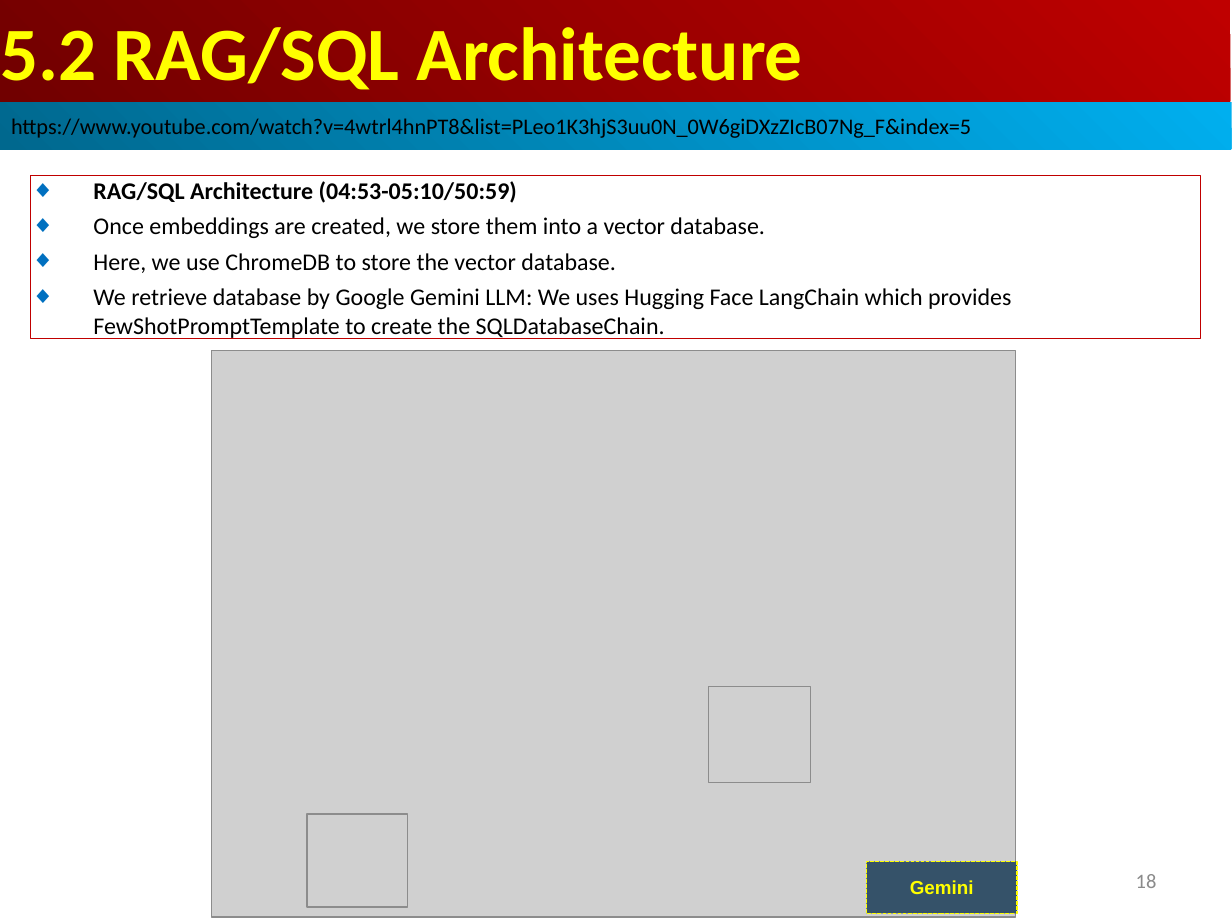
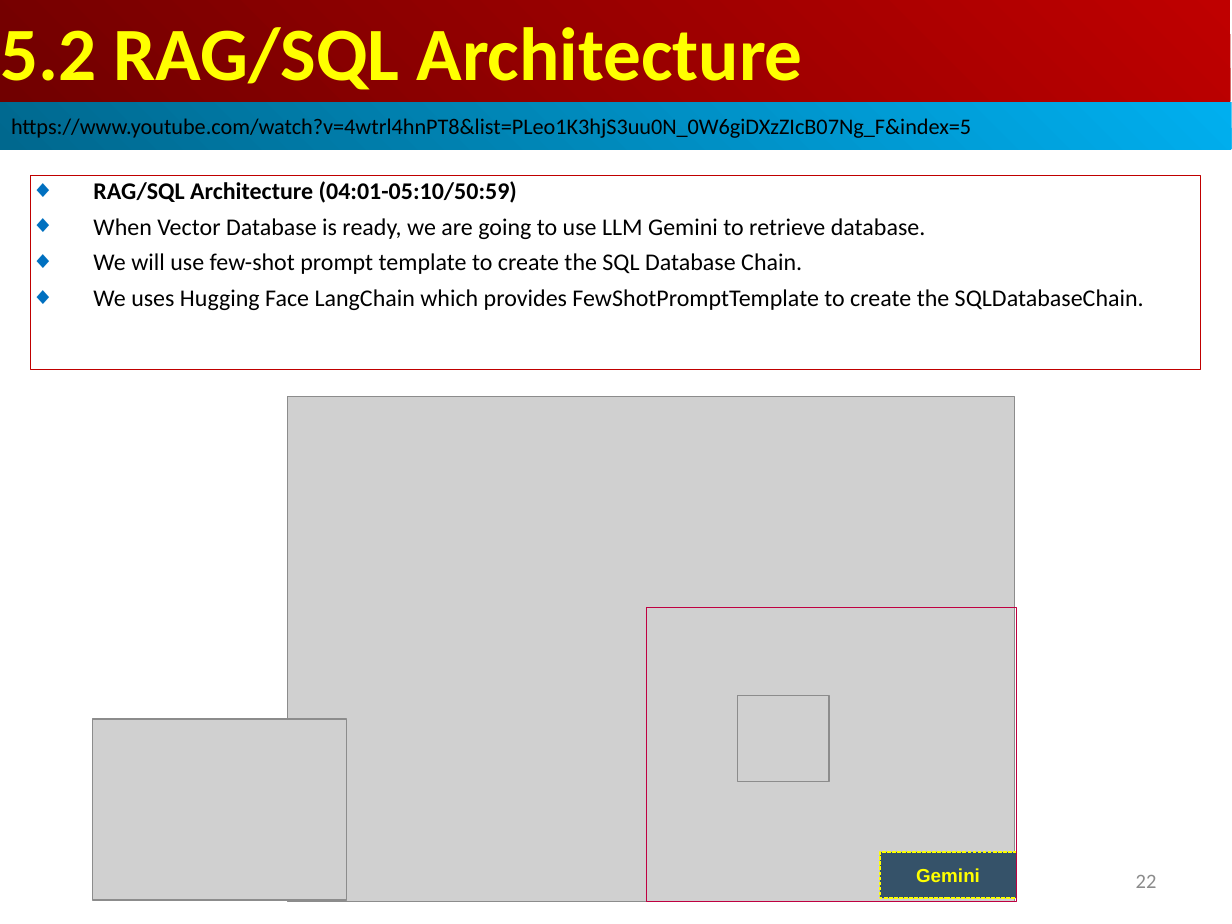
Before and after one commit to peterhchen/AIU_CS515_LLM, a slide deck: slide 22 of 810_LangChain_CB/005_RAG_SQL_App/001_Video/05.00_03_RAG_SQL.ppt (slide 18 before the commit). Drawn at 1232x924 pixels with LibreOffice and Linux fonts; fonts in the diff are those of the drawing; grey boxes stand for pictures. Boxes give left, top, right and bottom in pixels: in the first picture for what was removed or moved away, otherwise in the second. Text is boxed around its words. In the diff, an @@ line names an element or a change of style, - is before the commit and + after.

```diff
--- a/810_LangChain_CB/005_RAG_SQL_App/001_Video/05.00_03_RAG_SQL.ppt
+++ b/810_LangChain_CB/005_RAG_SQL_App/001_Video/05.00_03_RAG_SQL.ppt
@@ rectangle "RAG/SQL Architecture (04:01-05:10/50:59)": place and size @@
-rectangle "RAG/SQL Architecture (04:01-05:10/50:59)" at bbox=[31, 175, 1201, 338]
+rectangle "RAG/SQL Architecture (04:01-05:10/50:59)" at bbox=[31, 175, 1201, 370]
@@ text in rectangle at bbox=[93, 181, 1144, 310]: text changed @@
-◆ RAG/SQL Architecture (04:53-05:10/50:59)
-◆ Once embeddings are created, we store them into a vector database.
-◆ Here, we use ChromeDB to store the vector database.
-◆ We retrieve database by Google Gemini LLM: We uses Hugging Face LangChain which provides FewShotPromptTemplate to create the SQLDatabaseChain.
+◆ RAG/SQL Architecture (04:01-05:10/50:59)
+◆ When Vector Database is ready, we are going to use LLM Gemini to retrieve database.
+◆ We will use few-shot prompt template to create the SQL Database Chain.
+◆ We uses Hugging Face LangChain which provides FewShotPromptTemplate to create the SQLDatabaseChain.
@@ picture: place and size @@
-picture at bbox=[212, 350, 1015, 917]
+picture at bbox=[287, 397, 1014, 902]
@@ rectangle added at bbox=[647, 607, 1016, 902], outline #BF0041 0.74 pt @@
@@ picture: place and size @@
-picture at bbox=[307, 814, 407, 908]
+picture at bbox=[92, 719, 346, 901]
@@ picture: place and size @@
-picture at bbox=[708, 686, 811, 782]
+picture at bbox=[737, 696, 829, 782]
@@ rectangle "Gemini": place and size @@
-rectangle "Gemini" at bbox=[866, 861, 1016, 913]
+rectangle "Gemini" at bbox=[880, 851, 1016, 897]
@@ page number at bbox=[1136, 875, 1157, 888]: text changed @@
-18
+22
```
Also in this commit, not shown: 9 other slides changed, 5 slides added.
